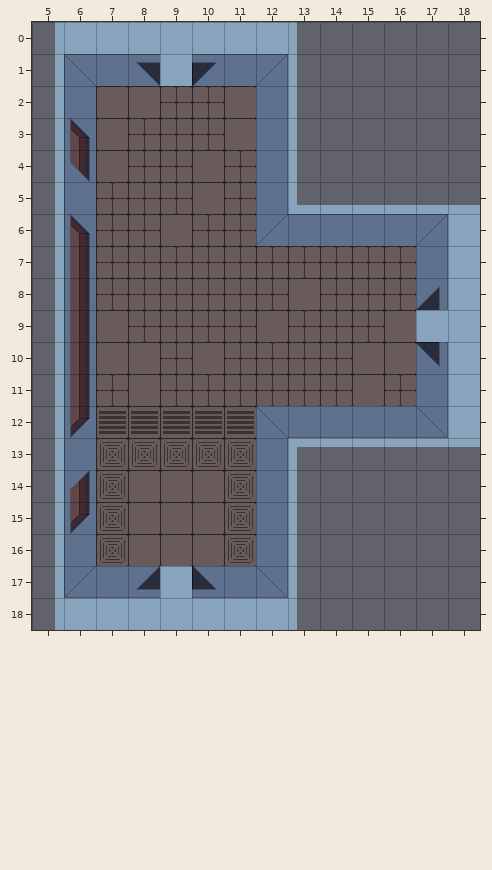
One commit to this Tiled map (JSON): resources/rooms/b-tr.tmj. The picture above is the old version.
Cells are 32x32 px. Shown: x 5..18, y 0..18.
The same view after the edit:
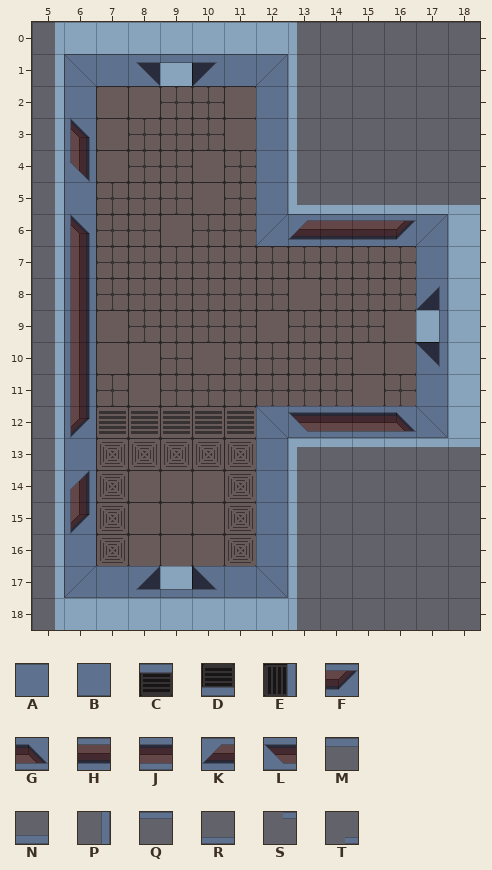
Key: from "building": A 4, B 6, C 22, D 22 flipped up-down, E 22 turned 90, F 24 flipped left-right, G 24 turned 180, H 25, J 25 flipped up-down, K 26 flipped left-right, L 26 turned 180, M 28, N 28 turned 180, P 28 turned 90, Q 29, R 29 flipped up-down, S 30 flipped left-right, T 30 turned 180.
_ is an empty cell.
Tiles of an added or newly shown layer are drawn over the layers below it.
The edit:
Layer "Floor":
y 1: x 9 _ -> C
y 9: x 17 _ -> E
y 17: x 9 _ -> D
Layer "Walls":
y 1: x 9 C -> _
y 6: x 13..16 AAAA -> KHHF
y 9: x 17 E -> _
y 12: x 13..16 BBBB -> LJJG
y 17: x 9 D -> _
Layer "Tops" (added):
y 1: x 9 _ -> M
y 6: x 13..16 ____ -> SQQQ
y 9: x 17 _ -> P
y 12: x 13..16 ____ -> TRRR
y 17: x 9 _ -> N
Boxes around the changes in both pictures, in picture pixels (x1, y1, x2, y2):
changed: (160, 54, 192, 63)
changed: (288, 220, 416, 240)
changed: (439, 310, 448, 342)
changed: (288, 412, 416, 432)
changed: (160, 589, 192, 598)
